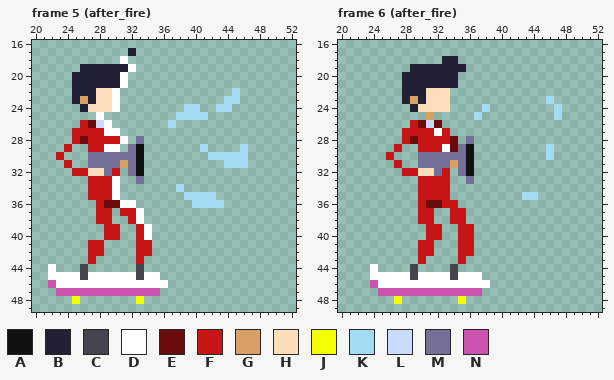
Edited in one commit: pixel-art file (CareerOpportunities/Content/prototype/characters.aseprite). The first picture shows the starting point.
64x64 pixels, 26 frames. Shown: frame 5 (after_fire): x 20..52, y 16..49; frame 6 (after_fire): x 20..52, y 16..49. The commit also changed other frames, which this record leaves out.
Visible layers, top first: "fx", "arms_with_gun", "Tim", "skate".
Palette (. is transparent): A #111111  B #222034  C #45444e  D #ffffff  E #6c0b0b  F #c71414  G #d9a066  H #feddba  J #f2ff00  K #a3dcf2  L #cbdbfc  M #736f97  N #cb53ad
Pixels before, frame 5 (after_fire), first column x 22:
17 ..........B..............
18 .........D...............
19 ....BBBBBBD..............
20 ...BBBBBBD...............
21 ...BBBBBBD...............
22 ...BBBHHD..............K.
23 ...BGBHHD.............KK.
24 ....BHHHD........KK..KK..
25 ......D.........KKKK.....
26 ....FELD.......K.........
27 ...FFFFDD................
28 ...FEFFFFD.M.............
29 ..F..FFDD.MA.......K....K
30 .F...MMMMMMA........KKKKK
31 ..F..MMMMGMA..........KKK
32 ...FFHHMF.MA.............
33 .....FFFD..M.............
34 .....FFFD.......K........
35 .....FFFD........KKKK....
36 ......FEEDD.......KKKK...
37 ......FF.FFD.............
38 ......FF..FD.............
39 .......FF..FD............
40 .......FF..FD............
41 .....FF....FF............
42 .....FF....FF............
43 .....F.....F.............
44 D...C......C.............
45 DDDDCDDDDDDCDD...........
46 NDDDDDDDDDDDDDD..........
47 .NNNNNNNNNNNNN...........
48 ...J.......J.............
Pixels before, frame 6 (after_fire), first column x 24:
18 .........BB.............
19 .....BBBBBBB............
20 ....BBBBBBB.............
21 ....BBBBBBB.............
22 ....BBBHHH..............
23 ....BGBHHH............K.
24 .....BHHHH....K........K
25 .......G.....K.........K
26 .....FELE...............
27 ....FFFFDF..............
28 ....FEFFFFE.M...........
29 ...F..FFFDEMA.........K.
30 ..F...MMMMMMA.........K.
31 ...F..MMMMGMA...........
32 ....FFHHMF.MA...........
33 ......FFFF..M...........
34 ......FFFF..............
35 ......FFFF.........KK...
36 ......FEEFF.............
37 ......FF..FF............
38 ......FF..FF............
39 .......FF..FF...........
40 .......FF..FF...........
41 ......FF...FF...........
42 ......FF...FF...........
43 ......F....F............
44 D....C....C.............
45 DDDDDCDDDDCDDD..........
46 NDDDDDDDDDDDDDD.........
47 .NNNNNNNNNNNNN..........
48 ...J.......J............
Once edited:
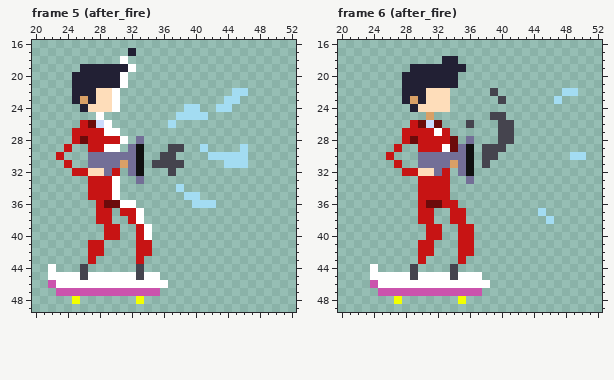
Edits made:
{"where": "frame 5 (after_fire), layer \"fx\""}
{"frame":5,"y":22,"x":46,"old":".","new":"K"}
{"frame":5,"y":29,"x":37,"old":"..","new":"CC"}
{"frame":5,"y":30,"x":36,"old":"..","new":"CC"}
{"frame":5,"y":31,"x":35,"old":"....","new":"CCCC"}
{"frame":5,"y":32,"x":37,"old":".","new":"C"}
{"frame":5,"y":35,"x":41,"old":"KK","new":".."}
{"frame":5,"y":36,"x":43,"old":"K","new":"."}
{"where": "frame 6 (after_fire), layer \"fx\""}
{"frame":6,"y":22,"x":39,"old":".","new":"C"}
{"frame":6,"y":22,"x":48,"old":"..","new":"KK"}
{"frame":6,"y":23,"x":40,"old":".","new":"C"}
{"frame":6,"y":23,"x":46,"old":"K.","new":".K"}
{"frame":6,"y":24,"x":38,"old":"K","new":"."}
{"frame":6,"y":24,"x":47,"old":"K","new":"."}
{"frame":6,"y":25,"x":37,"old":"K","new":"."}
{"frame":6,"y":25,"x":39,"old":"..","new":"CC"}
{"frame":6,"y":25,"x":47,"old":"K","new":"."}
{"frame":6,"y":26,"x":36,"old":".","new":"C"}
{"frame":6,"y":26,"x":40,"old":"..","new":"CC"}
{"frame":6,"y":27,"x":40,"old":"..","new":"CC"}
{"frame":6,"y":28,"x":40,"old":"..","new":"CC"}
{"frame":6,"y":29,"x":38,"old":"...","new":"CCC"}
{"frame":6,"y":29,"x":46,"old":"K","new":"."}
{"frame":6,"y":30,"x":38,"old":"..","new":"CC"}
{"frame":6,"y":30,"x":46,"old":"K","new":"."}
{"frame":6,"y":30,"x":49,"old":"..","new":"KK"}
{"frame":6,"y":31,"x":38,"old":".","new":"C"}
{"frame":6,"y":35,"x":43,"old":"KK","new":".."}
{"frame":6,"y":37,"x":45,"old":".","new":"K"}
{"frame":6,"y":38,"x":46,"old":".","new":"K"}
